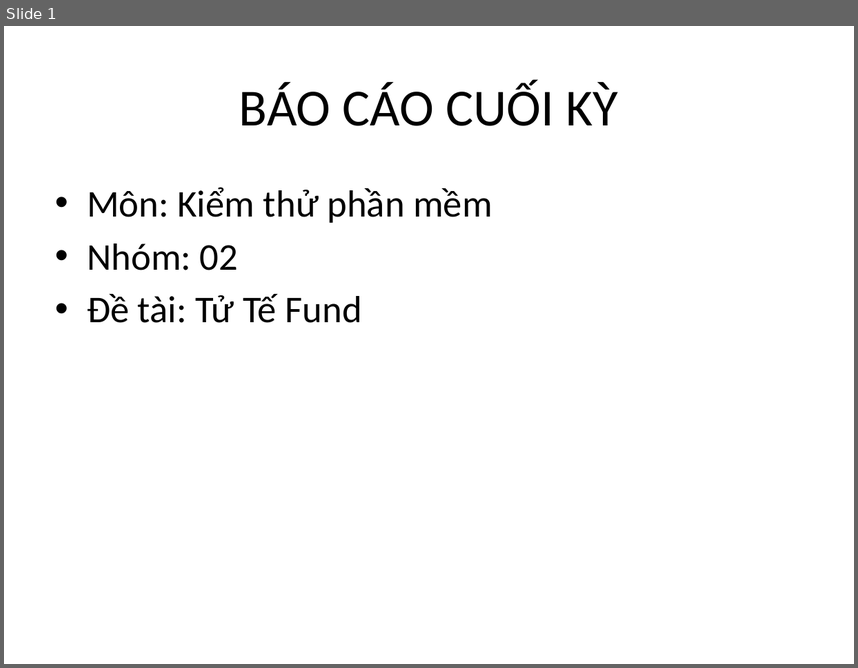
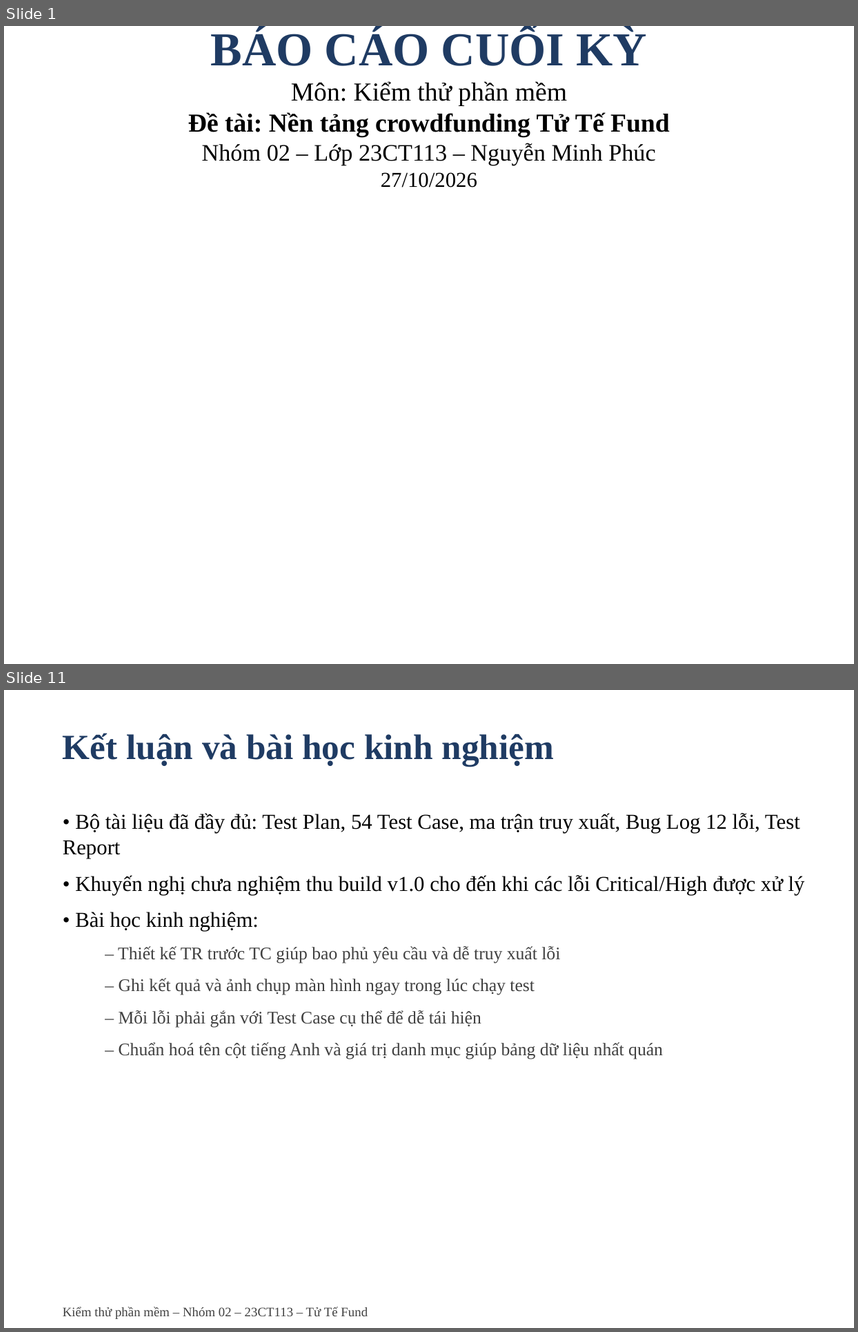
Before and after one commit to Escanor292/test, a slide deck: 23CT113_Nhom02_NenTangCrowdfunding(TuTeFund)/Word+ppt Báo Cáo/Ppt Báo cáo Nhóm 2 - 23CT113.pptx. Shown one above the other, each under a label of ours: slide 1 before the commit, slides 1 and 11 after it; the slides between them are not shown. The pictures are 858x668 and 858x1332 pixels, drawn with LibreOffice and Linux fonts; fonts in the diff are those of the drawing. Boxes give left, top, right and bottom in pixels: in the first picture for what was removed or moved away, otherwise in the second. Text is boxed around its words. In the diff, an @@ line names an element or a change of style, - is before the commit and + after.

```diff
--- a/23CT113_Nhom02_NenTangCrowdfunding(TuTeFund)/Word+ppt Báo Cáo/Ppt Báo cáo Nhóm 2 - 23CT113.pptx
+++ b/23CT113_Nhom02_NenTangCrowdfunding(TuTeFund)/Word+ppt Báo Cáo/Ppt Báo cáo Nhóm 2 - 23CT113.pptx
@@ slide 11 added at bbox=[4, 690, 854, 1328], background #FFFFFF @@
@@ text added at bbox=[63, 733, 554, 767], 30 pt, text #1F3B63, bold @@
+Kết luận và bài học kinh nghiệm
@@ text added at bbox=[63, 813, 805, 1059], 15 pt, text #404040 @@
+• Bộ tài liệu đã đầy đủ: Test Plan, 54 Test Case, ma trận truy xuất, Bug Log 12 lỗi, Test Report
+• Khuyến nghị chưa nghiệm thu build v1.0 cho đến khi các lỗi Critical/High được xử lý
+• Bài học kinh nghiệm:
+  – Thiết kế TR trước TC giúp bao phủ yêu cầu và dễ truy xuất lỗi
+  – Ghi kết quả và ảnh chụp màn hình ngay trong lúc chạy test
+  – Mỗi lỗi phải gắn với Test Case cụ thể để dễ tái hiện
+  – Chuẩn hoá tên cột tiếng Anh và giá trị danh mục giúp bảng dữ liệu nhất quán
@@ text added at bbox=[63, 1306, 368, 1319], 11 pt, text #404040 @@
+Kiểm thử phần mềm – Nhóm 02 – 23CT113 – Tử Tế Fund
@@ slide 1 changed as well @@
@@ title at bbox=[211, 28, 647, 66]: size 44 to 40 pt, font Calibri to Times New Roman, text colour #000000 to #1F3B63, bold on in "BÁO CÁO CUỐI KỲ" @@
@@ title at bbox=[188, 81, 670, 187]: paragraphs added @@
+Môn: Kiểm thử phần mềm
+Đề tài: Nền tảng crowdfunding Tử Tế Fund
+Nhóm 02 – Lớp 23CT113 – Nguyễn Minh Phúc
+27/10/2026
@@ text removed at bbox=[87, 187, 493, 323] @@
-• Môn: Kiểm thử phần mềm
-• Nhóm: 02
-• Đề tài: Tử Tế Fund
```
Also in this commit, not shown: 9 other slides added, 5 slides removed, 4 other files.
